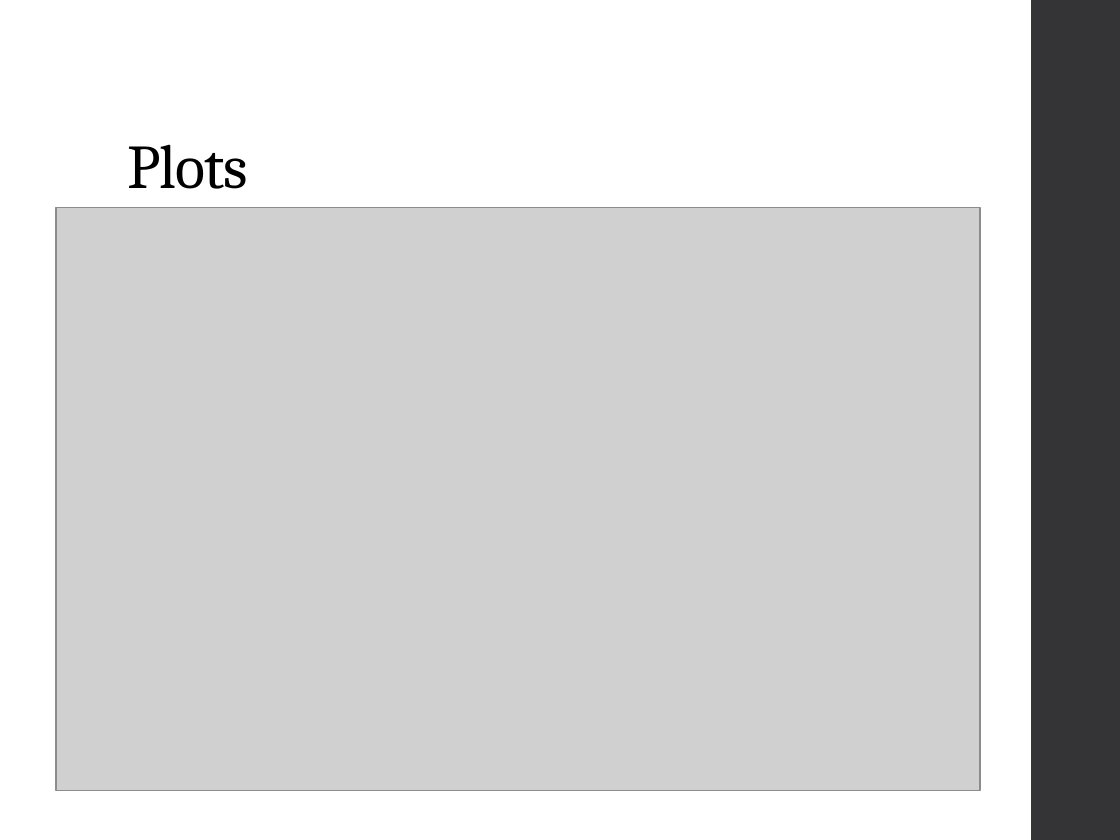
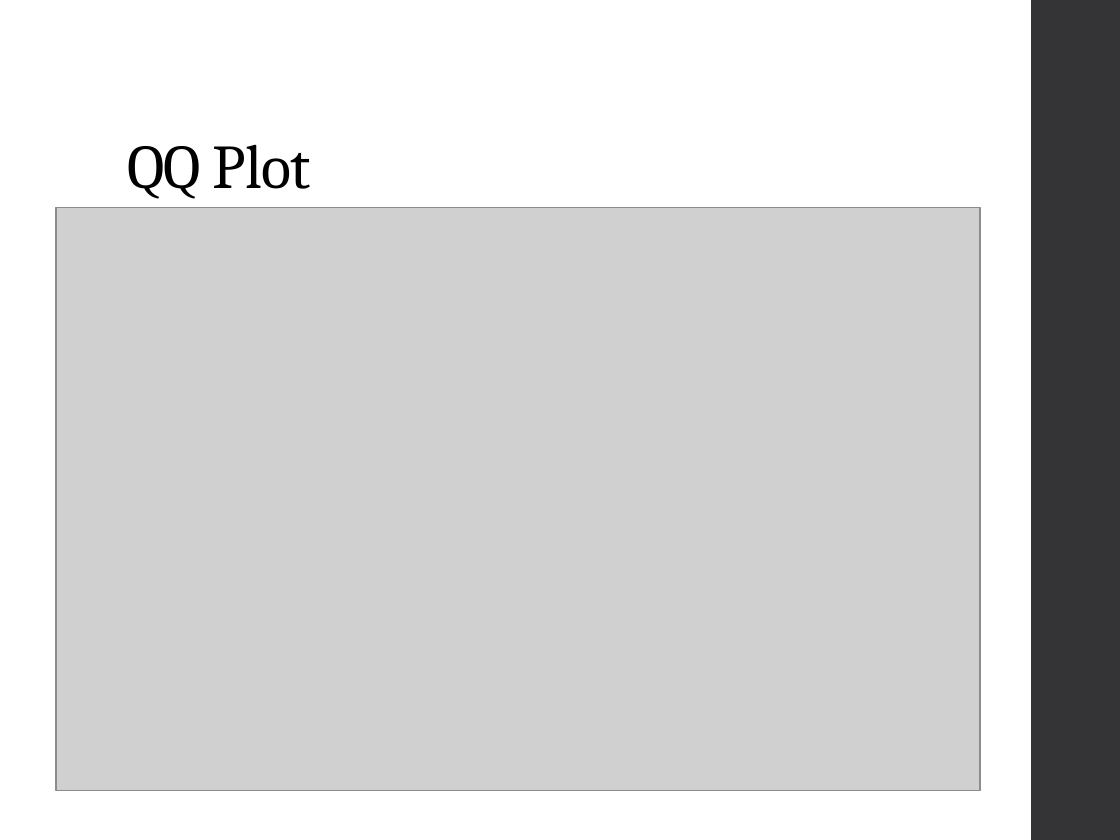
Before and after one commit to ncss-tech/stats_for_soil_survey, a slide deck: slide 14 of presentations/linear_regression/Linear_regression.pptx. Drawn at 1120x840 pixels with LibreOffice and Linux fonts; fonts in the diff are those of the drawing; grey boxes stand for pictures. Boxes give left, top, right and bottom in pixels: in the first picture for what was removed or moved away, otherwise in the second. Text is boxed around its words. In the diff, an @@ line names an element or a change of style, - is before the commit and + after.

```diff
--- a/presentations/linear_regression/Linear_regression.pptx
+++ b/presentations/linear_regression/Linear_regression.pptx
@@ title at (127,144,311,199): text changed @@
-Plots
+QQ Plot
```
Also in this commit, not shown: 3 other slides changed, 1 slide added, 1 slide removed.
